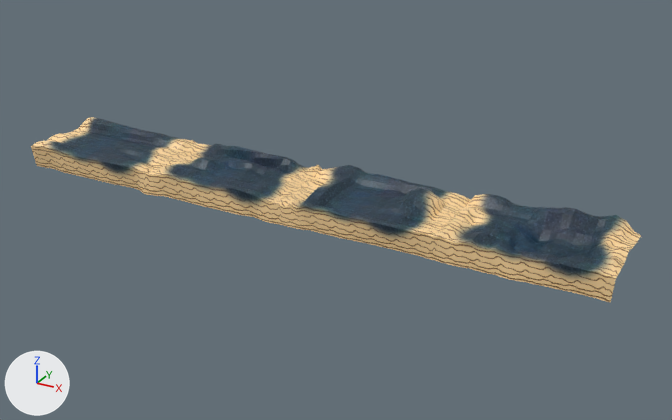
Two versions of the FBX model Assets/Our Assets/Art/Models/BackGroundElements/Sea Floor/Sea Floor Meshes V1.fbx, one commit apart.
One viewpoint serves both versions: a camera (50 mm lens) standing at (458.0, -593.0, 307.0) and looking at (118.0, 24.0, -1.0). The axes (+X, +Y, +Z) are drawn at lower left. The lights are the same throughout.

The older version as bpy lines, for what is in view:
```python
me_plane_010 = bpy.data.meshes.new('Plane.010')
me_plane_010.from_pydata(...)  # 552 vertices, 506 faces; spans x -71.5..71.4, y -41.6..40.2, z -20.0..13.5
me_plane_010.materials.append(mat_ocean_floor)  # picture img_sea_floor_texture_v1_png
me_plane_011 = bpy.data.meshes.new('Plane.011')
me_plane_011.from_pydata(...)  # 552 vertices, 506 faces; spans x -71.3..70.3, y -40.3..43.4, z -20.0..15.6
me_plane_011.materials.append(mat_ocean_floor)  # picture img_sea_floor_texture_v1_png
me_plane_013 = bpy.data.meshes.new('Plane.013')
me_plane_013.from_pydata(...)  # 552 vertices, 506 faces; spans x -71.9..70.6, y -40.1..43.0, z -20.0..15.3
me_plane_013.materials.append(mat_ocean_floor)  # picture img_sea_floor_texture_v1_png
ob_ground_2_001 = bpy.data.objects.new('Ground 2.001', me_plane_011)
ob_ground_2_001.location = (140.0, 50.0, 0.0)
ob_ground_4_001 = bpy.data.objects.new('Ground 4.001', me_plane_013)
ob_ground_4_001.location = (280.0, 50.0, 0.0)
ob_ground__1_001 = bpy.data.objects.new('Ground  1.001', me_plane_010)
ob_ground__1_001.location = (0.0, 50.0, 0.0)
# also in view: 'Ground 3.001' at (-140.0, 49.0, -4.0)
```
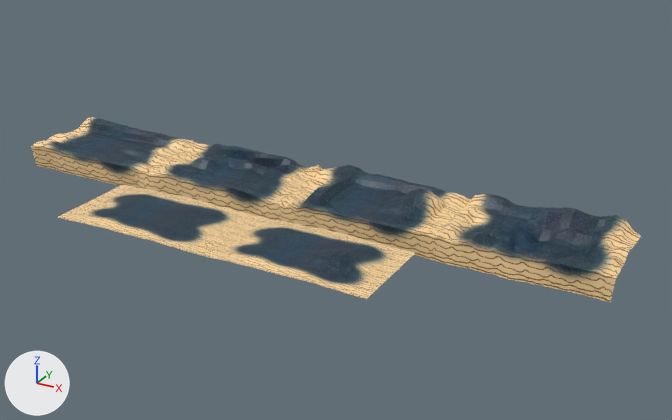
Location of each change, [x1, y1, x2, y2] in pixels of the pictures (672 x 420 px):
'Front Ground 2', added: after [198, 216, 415, 299]
'Front Ground', added: after [58, 185, 256, 254]

What changed in the scene script:
```text
Add me_plane_017:
    me_plane_017.from_pydata(...)  # 529 vertices, 484 faces; spans x -70.0..70.0, y -40.0..40.0, z 0.0..8.7
    me_plane_017.materials.append(mat_ocean_floor)  # picture img_sea_floor_texture_v1_png
Add me_plane_016:
    me_plane_016.from_pydata(...)  # 529 vertices, 484 faces; spans x -70.0..70.0, y -40.0..40.0, z 0.0..4.7
    me_plane_016.materials.append(mat_ocean_floor)  # picture img_sea_floor_texture_v1_png
Add ob_front_ground_2:
    ob_front_ground_2 = bpy.data.objects.new('Front Ground 2', me_plane_017)
    ob_front_ground_2.location = (140.0, -60.0, 0.0)
Add ob_front_ground:
    ob_front_ground = bpy.data.objects.new('Front Ground', me_plane_016)
    ob_front_ground.location = (0.0, -60.0, 0.0)
```
